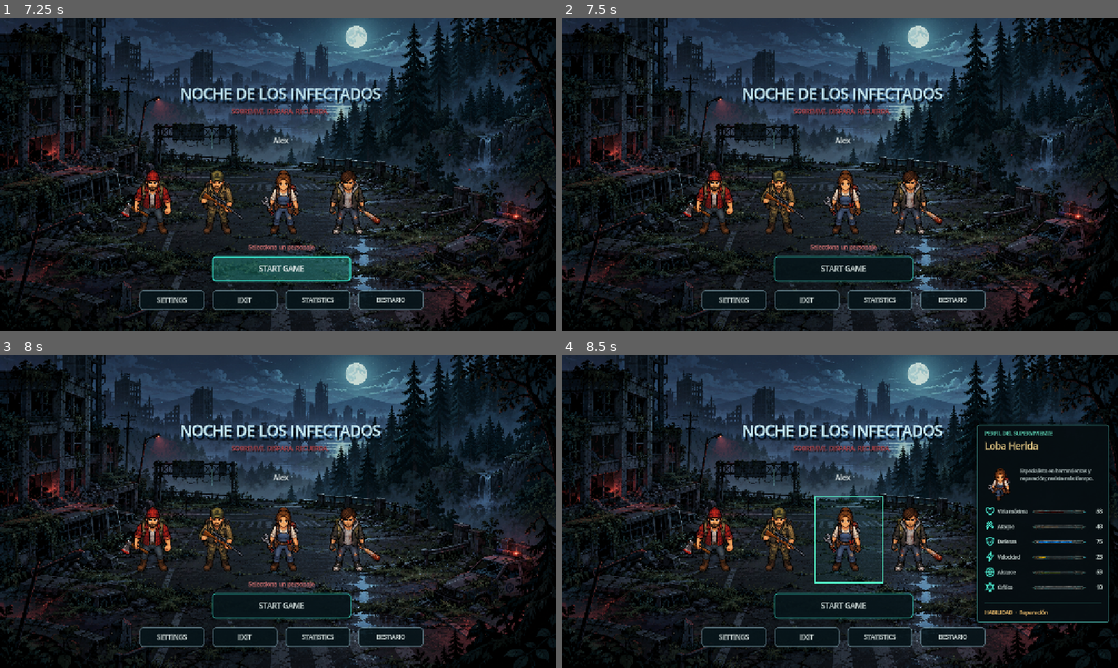
Above: before the commit, frames 1-4 (two rows, left to right).
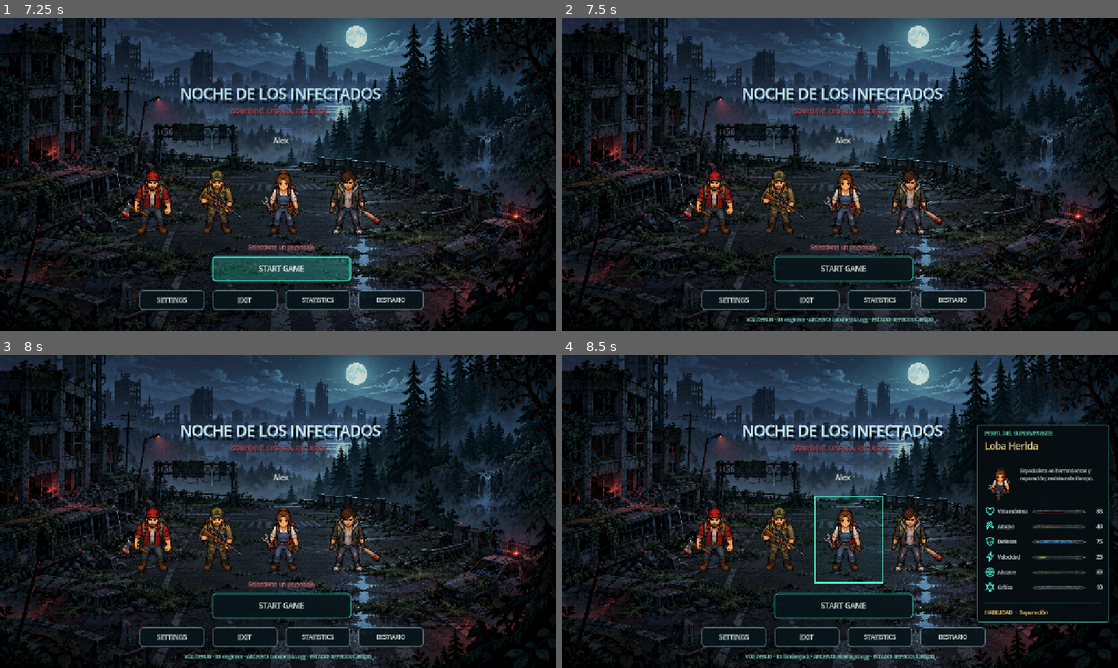
Above: after the commit, the same moments.

Repository: scorpio21/Juego_Zombi
Game: Godot game, scene res://scenes/ui/loading_screen.tscn
The game is run twice, just before and just after one commit, with the same random seed, the same clock (stepped at 60 frames per second) and the same inputs. Sound files missing from this copy of the repository are replaced by a short silence.
Inputs (mouse positions are in pixels of both pictures, inside the frame that each line leads up to):
- Up to frame 1 (7.25 s): tap Enter at 0.5 s; move the mouse to (400, 158) at 0.52 s; press the mouse at (400, 158) at 0.53 s; hold D (move_right) 0.53-1.25 s; release the mouse at (400, 158) at 1.25 s; drag from (166, 190) to (250, 237) at 1.27 s; move the mouse to (333, 105) at 2.02 s; hold D (move_right) 2.03-2.75 s; hold Shift 2.03-2.75 s; click (333, 105) at 2.17 s; drag from (250, 237) to (111, 127) at 2.77 s; move the mouse to (444, 221) at 3.52 s; hold A (move_left) 3.53-4.25 s; hold F 3.53-4.25 s; click (444, 221) at 3.67 s; drag from (111, 127) to (194, 96) at 4.27 s; click (283, 140) at 5.02 s; type "Alex" at 5.1 s; click "START GAME" at 5.75 s; click "START GAME" at 6.5 s
- Up to frame 2 (7.5 s): move the mouse to (867, 174) at 7.27 s; press the mouse at (867, 174) at 7.28 s; hold S (move_down) from 7.28 s (still down)
- Up to frame 3 (8 s): keep holding S (move_down)
- Up to frame 4 (8.5 s): release S (move_down) at 8 s; release the mouse at (867, 511) at 8 s; drag from (756, 433) to (728, 527) at 8.02 s

Frame 1 is identical in both runs. In frame 2, 0.4% of the frame differs, in the area x 33-67%, y 95-98%; in frame 3, 0.4%; in frame 4, 0.4%.

Commit message:
Add character voice diagnostics and web retry

Diff:
--- a/main.gd
+++ b/main.gd
@@ -111,6 +111,7 @@
 var selected_character := -1
 var character_voice_armed := false
 var menu_message: Label
+var voice_debug_label: Label
 var leaderboard_label: Label
 var hud: CanvasLayer
 var score_label: Label
@@ -789,6 +790,12 @@
 	menu_message.horizontal_alignment = HORIZONTAL_ALIGNMENT_CENTER
 	menu_message.vertical_alignment = VERTICAL_ALIGNMENT_CENTER
 	menu_message.visible = false
+	voice_debug_label = _label(layer, "", Vector2(24, 680), 11, Color("8de8d0"))
+	voice_debug_label.size = Vector2(1232, 28)
+	voice_debug_label.horizontal_alignment = HORIZONTAL_ALIGNMENT_CENTER
+	voice_debug_label.vertical_alignment = VERTICAL_ALIGNMENT_CENTER
+	voice_debug_label.mouse_filter = Control.MOUSE_FILTER_IGNORE
+	voice_debug_label.visible = false
 	leaderboard_label = _label(layer, "", Vector2(365, 580), 14, Color("b9c9c8"))
 	leaderboard_label.size = Vector2(560, 135)
 	leaderboard_label.horizontal_alignment = HORIZONTAL_ALIGNMENT_CENTER
@@ -821,8 +828,36 @@
 func _on_character_card_focus(index: int) -> void:
 	if not character_voice_armed or index < 0 or index >= character_data_list.size() or index == selected_character:
 		return
+	_play_character_voice_debug(index, false)
+
+func _play_character_voice_debug(index: int, force: bool) -> void:
+	if index < 0 or index >= character_data_list.size():
+		return
+	var character_id := str(character_data_list[index].id)
+	var started := false
 	if is_instance_valid(audio_manager):
-		audio_manager.call("play_character_voice", str(character_data_list[index].id))
+		started = bool(audio_manager.call("play_character_voice", character_id, force))
+	var voice_path := "desconocida"
+	if character_id == "lumberjack":
+		voice_path = "res://audio/voces/Alexluigui.ogg"
+	elif character_id == "hunter":
+		voice_path = "res://audio/voces/Melo.ogg"
+	elif character_id == "engineer":
+		voice_path = "res://audio/voces/Lobaherida.ogg"
+	elif character_id == "survivor":
+		voice_path = "res://audio/voces/Cristhian.ogg"
+	print("[UI][VOICE_DEBUG] selección | index=", index, " | ID=", character_id, " | started=", started, " | path=", voice_path, " | force=", force)
+	if voice_debug_label != null:
+		voice_debug_label.text = "VOZ DEBUG · ID: %s · ARCHIVO: %s · ESTADO: %s" % [character_id, voice_path.get_file(), "REPRODUCIENDO" if started else "NO DISPONIBLE"]
+		voice_debug_label.visible = true
+		voice_debug_label.modulate = Color.WHITE
+		var debug_tween := create_tween()
+		debug_tween.tween_interval(4.0)
+		debug_tween.tween_property(voice_debug_label, "modulate:a", 0.0, 0.35)
+		debug_tween.tween_callback(func() -> void:
+			voice_debug_label.visible = false
+			voice_debug_label.modulate = Color.WHITE
+		)
 
 func _arm_character_voice() -> void:
 	# Espera un frame para ignorar el foco automático del menú recién creado.
@@ -845,7 +880,7 @@
 	# La voz es el sonido de confirmación de la carta. Se elimina el tono
 	# procedural antiguo que se superponía y ocultaba la voz en Web.
 	if character_changed and is_instance_valid(audio_manager):
-		audio_manager.call("play_character_voice", str(character_data_list[index].id))
+		_play_character_voice_debug(index, true)
 	character_highlight.position = Vector2(260 + index * 160, 325)
 	character_highlight.visible = true
 	character_highlight.scale = Vector2(1.08, 1.08)
--- a/scripts/AudioManager.gd
+++ b/scripts/AudioManager.gd
@@ -27,6 +27,12 @@
 	"hunter": preload("res://audio/voces/Melo.ogg"),
 	"engineer": preload("res://audio/voces/Lobaherida.ogg"),
 	"survivor": preload("res://audio/voces/Cristhian.ogg")
+}
+const CHARACTER_VOICE_PATHS := {
+	"lumberjack": "res://audio/voces/Alexluigui.ogg",
+	"hunter": "res://audio/voces/Melo.ogg",
+	"engineer": "res://audio/voces/Lobaherida.ogg",
+	"survivor": "res://audio/voces/Cristhian.ogg"
 }
 const SOUND_DURATION := 0.42
 var _players: Array[AudioStreamPlayer] = []
@@ -245,16 +251,19 @@
 
 ## Reproduce la voz asociada al ID interno del personaje.
 ## Se reutiliza un único AudioStreamPlayer para que nunca se solapen voces.
-func play_character_voice(character_id: String) -> void:
+func play_character_voice(character_id: String, force: bool = false) -> bool:
 	if not CHARACTER_VOICES.has(character_id):
 		_warn_missing("voz del personaje con ID interno: " + character_id)
-		return
-	if _character_voice_id == character_id and is_instance_valid(_character_voice_player) and _character_voice_player.playing:
-		return
+		print("[Audio][VOICE][MISSING] ID=", character_id)
+		return false
 	var stream: AudioStream = CHARACTER_VOICES[character_id] as AudioStream
 	if stream == null:
 		_warn_missing("voz precargada del personaje: " + character_id)
-		return
+		print("[Audio][VOICE][NULL] ID=", character_id)
+		return false
+	if not force and _character_voice_id == character_id and is_instance_valid(_character_voice_player) and _character_voice_player.playing:
+		print("[Audio][VOICE][SKIP] ya estaba reproduciéndose | ID=", character_id)
+		return true
 	if not is_instance_valid(_character_voice_player):
 		_character_voice_player = AudioStreamPlayer.new()
 		_character_voice_player.name = "CharacterVoice"
@@ -265,7 +274,12 @@
 	_character_voice_player.stream = stream
 	_character_voice_id = character_id
 	_character_voice_player.play()
-	print("[Audio] Voz reproducida: ", character_id)
+	var bus_index := AudioServer.get_bus_index(UI_BUS)
+	var bus_db: float = -999.0
+	if bus_index >= 0:
+		bus_db = AudioServer.get_bus_volume_db(bus_index)
+	print("[Audio][VOICE] ID=", character_id, " | path=", str(CHARACTER_VOICE_PATHS.get(character_id, "?")), " | length=", stream.get_length(), " | bus=", UI_BUS, " | bus_db=", bus_db, " | playing=", _character_voice_player.playing, " | force=", force)
+	return true
 
 func stop_character_voice() -> void:
 	if is_instance_valid(_character_voice_player):
